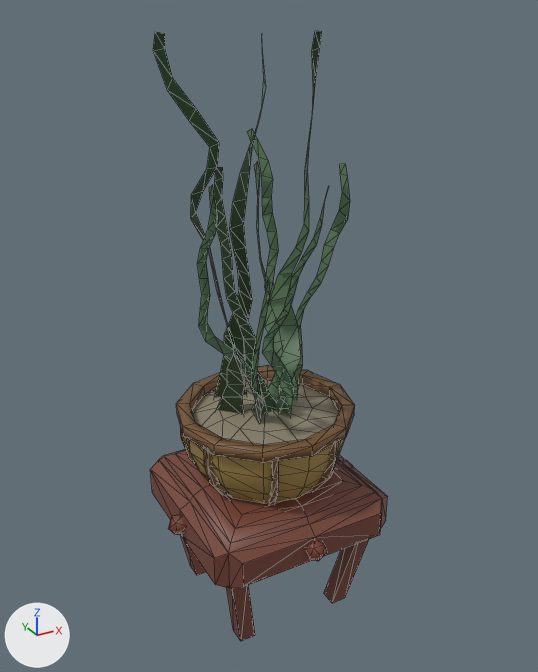
The glTF model Assets/Furniture/plant_algae1.gltf as it was, and as the next commit left it.
One viewpoint serves both versions: a camera (50 mm lens) standing at (-0.987, -1.817, 1.849) and looking at (0.018, 0.009, 0.935). Every picture has the same lights, and +X, +Y and +Z are marked at lower left. Mesh edges are drawn as thin lines. Where no turn or scale is listed for an object, it has been applied to the vertices. Vertices at the same position are counted once.
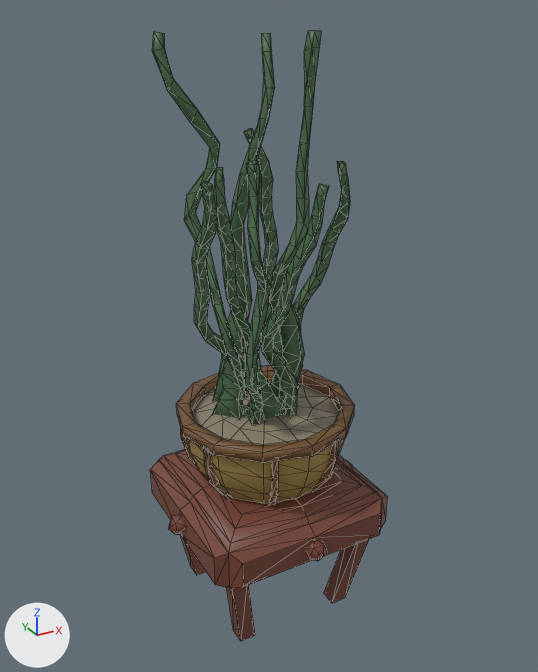
Where the newer file only moved an object's origin or applied its transform, the numbers keep the older frame.

What differs and where, as boxes (x1, y1, x2, y2) in the pictures (538 x 672 px):
'Plane.002', reshaped
    before: (153, 30, 350, 424)
    after: (152, 30, 350, 425)
part 1 of me_plane_002, added (green)
    after: (152, 30, 345, 425)

What changed in the scene script:
```text
Change me_plane_002:
    used by ob_plane_002; location = (-0.048, -0.079, 1.275)
    remove me_plane_002.from_pydata(...)  # 288 vertices, 270 faces; spans x -0.194..0.28, y -0.222..0.283, z -0.62..0.524
    add me_plane_002.from_pydata(...)  # 576 vertices, 1116 faces; spans x -0.207..0.292, y -0.222..0.283, z -0.627..0.524
    me_plane_002 part 1: 288 vertices added at x -0.207..0.292, y -0.21..0.279, z -0.627..0.524
```
